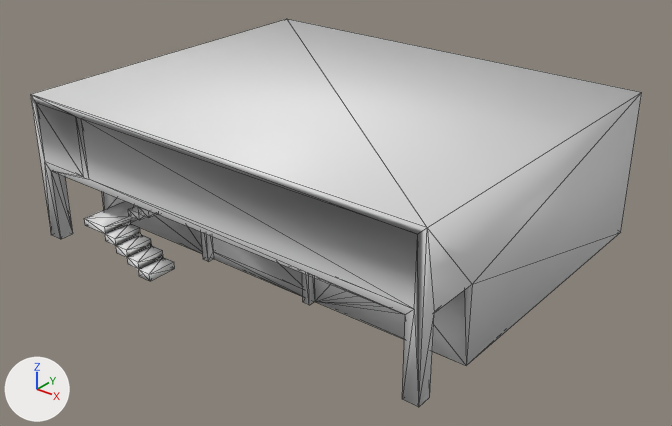
Two versions of the FBX model bishrpg/Content/Objects/Building/building_base07.fbx, one commit apart.
Before and after are seen from a 50 mm lens placed at (7.06, -8.29, 5.79), pointed at (0.16, 0.33, 0.44). Arrows for +X, +Y and +Z are at lower left; the lights stay in place. Mesh edges are drawn as thin lines. Materials are left out; every surface is plain grey. Where no turn or scale is listed for an object, it has been applied to the vertices.

The first picture shows 'building_base07-4'.
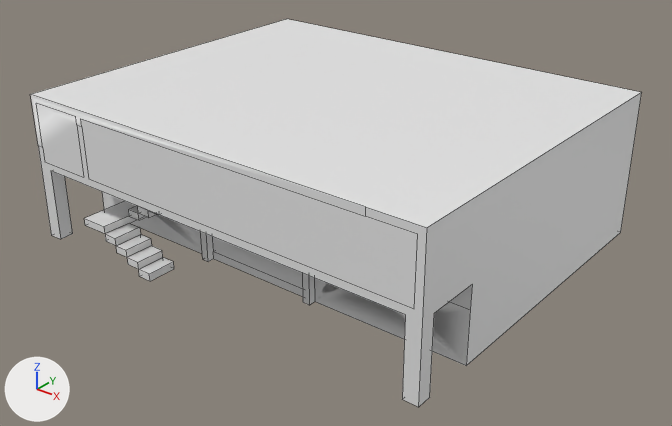
Where the newer file only moved an object's origin or applied its transform, the numbers keep the older frame.

What differs and where, as boxes [x1, y1, x2, y2] in the pictures (672 x 426 px):
part 1 of me_building_base07_4, built on
    after: [30, 19, 642, 407]

What the commit changed:
me_building_base07_4 is used by ob_building_base07_4; location (0.0, 0.0, 0.0).
me_building_base07_4 had 799 vertices, 1651 faces and spanned x -3.0..3.0, y -1.9..3.0, z 0.0..2.0.
me_building_base07_4 now has 863 vertices, 555 faces and spans x -3.0..3.0, y -1.9..3.0, z 0.0..2.0.
me_building_base07_4 part 1: 6 vertices removed from x -2.0..-0.4, y -1.0..-0.9, z 1.1..1.8; 70 vertices added at x -3.0..3.0, y -1.9..3.0, z 0.0..2.0.
me_building_base07_4 part 2: the surface is now shaded flat.
